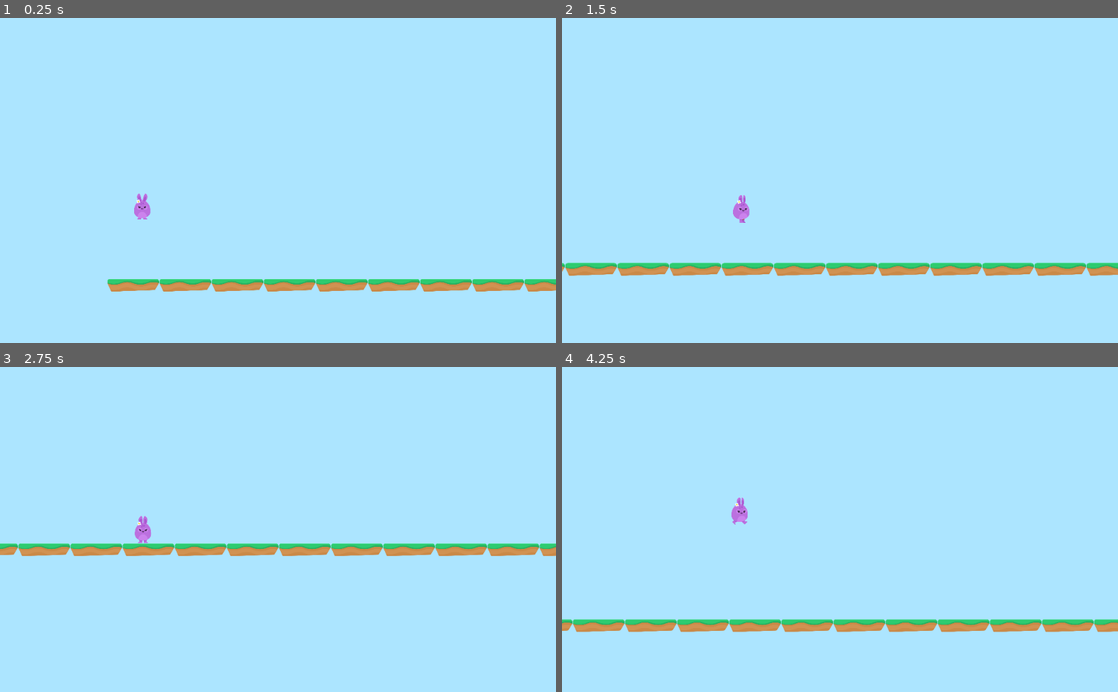
Above: before the commit, frames 1-4 (two rows, left to right).
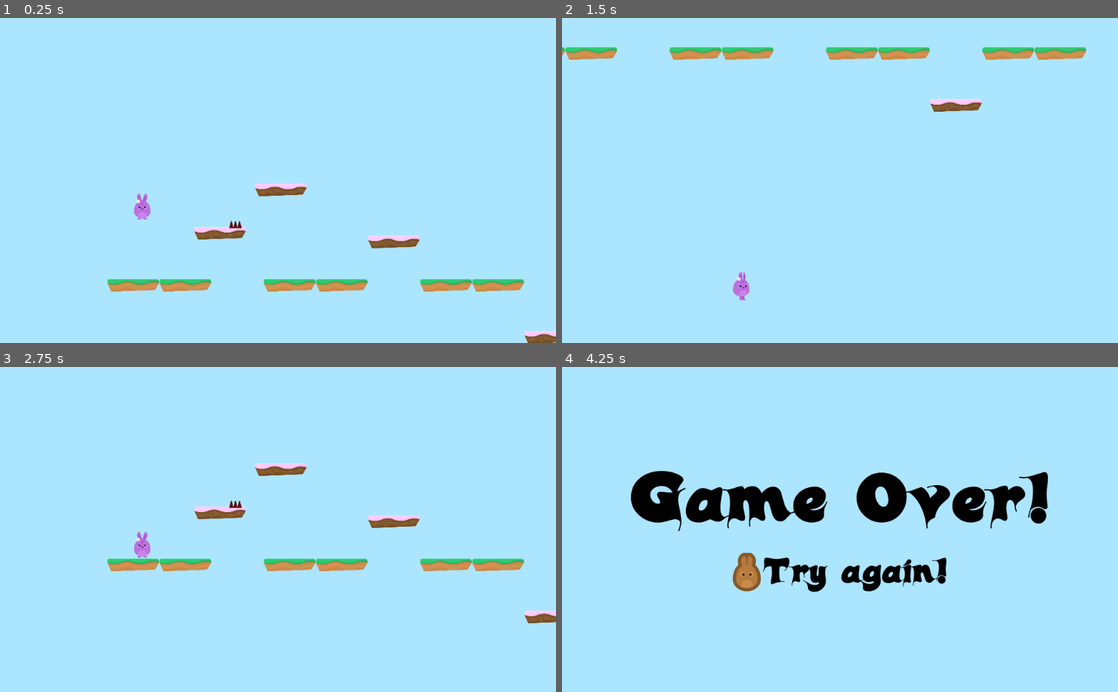
Above: after the commit, the same moments.

Repository: jruizluque/Godot2D_HoppyDays_3.1
Game: Godot game, scene res://Levels/Level1.tscn
The game is run twice, just before and just after one commit, with the same random seed, the same clock (stepped at 60 frames per second) and the same inputs.
Inputs (mouse positions are in pixels of both pictures, inside the frame that each line leads up to):
- Up to frame 1 (0.25 s): no input
- Up to frame 2 (1.5 s): hold D (right) from 0.53 s (still down); tap W (jump) at 0.77 s
- Up to frame 3 (2.75 s): tap W (jump) at 1.52 s; release D (right) at 2 s; click (183, 575) at 2.02 s
- Up to frame 4 (4.25 s): hold A (left) 2.78-3.53 s; hold D (right) from 3.53 s (still down); tap W (jump) at 3.77 s

The runs differ from the first frame. In frame 1, 2.1% of the frame differs, in the area x 34-100%, y 51-100%; in frame 2, 6.7%; in frame 3, 7.0%; in frame 4, 12%, in the area x 0-100%, y 31-82%.

Commit message:
Area2D - Making Spike Hazards

Diff:
--- /dev/null
+++ b/Hazards/Hazards.gd
@@ -0,0 +1,4 @@
+extends Area2D
+
+func _on_SpikesTop_body_entered(body):
+	body.hurt()
--- /dev/null
+++ b/Hazards/SpikesTop.tscn
@@ -0,0 +1,20 @@
+[gd_scene load_steps=3 format=2]
+
+[ext_resource path="res://Hazards/Hazards.gd" type="Script" id=1]
+[ext_resource path="res://GFX/Environment/spikes_top.png" type="Texture" id=2]
+
+[node name="SpikesTop" type="Area2D"]
+modulate = Color( 0.392157, 0.0823529, 0.0823529, 1 )
+collision_layer = 4
+script = ExtResource( 1 )
+__meta__ = {
+"_edit_group_": true
+}
+
+[node name="Sprite" type="Sprite" parent="."]
+texture = ExtResource( 2 )
+
+[node name="CollisionPolygon2D" type="CollisionPolygon2D" parent="."]
+visible = false
+polygon = PoolVector2Array( -33.1996, -27.2019, 33.0816, -27.4939, 46.221, 26.2318, -46.923, 26.5238 )
+[connection signal="body_entered" from="." to="." method="_on_SpikesTop_body_entered"]
--- a/Levels/Level1.tscn
+++ b/Levels/Level1.tscn
@@ -1,7 +1,8 @@
-[gd_scene load_steps=3 format=2]
+[gd_scene load_steps=4 format=2]
 
 [ext_resource path="res://Player/Player.tscn" type="PackedScene" id=1]
 [ext_resource path="res://Levels/TileSet.tres" type="TileSet" id=2]
+[ext_resource path="res://Hazards/SpikesTop.tscn" type="PackedScene" id=3]
 
 [node name="Level1" type="Node2D"]
 
@@ -12,4 +13,9 @@
 tile_set = ExtResource( 2 )
 collision_layer = 2
 format = 1
-tile_data = PoolIntArray( 1441794, 2, 0, 1441800, 2, 0, 1441806, 2, 0, 1441812, 2, 0, 1441818, 2, 0, 1441824, 2, 0, 1441830, 2, 0, 1441836, 2, 0, 1441842, 2, 0, 1441848, 2, 0, 1441854, 2, 0, 1441860, 2, 0, 1441866, 2, 0, 1441872, 2, 0, 1441878, 2, 0, 1441884, 2, 0, 1441890, 2, 0 )
+tile_data = PoolIntArray( 524363, 0, 0, 720915, 0, 0, 786501, 0, 0, 786502, 0, 0, 1048588, 0, 0, 1114144, 0, 0, 1114177, 0, 0, 1114198, 0, 0, 1441794, 2, 0, 1441800, 2, 0, 1441812, 2, 0, 1441818, 2, 0, 1441830, 2, 0, 1441836, 2, 0, 1441848, 2, 0, 1441854, 2, 0, 1441872, 2, 0, 1441884, 2, 0, 1441890, 2, 0, 1835058, 0, 0 )
+
+[node name="Hazards" type="Node" parent="."]
+
+[node name="SpikesTop" parent="Hazards" instance=ExtResource( 3 )]
+position = Vector2( 1071.33, 1008.54 )
--- a/Player/Player.gd
+++ b/Player/Player.gd
@@ -7,6 +7,8 @@
 const UP = Vector2(0,-1)
 const JUMP_SPEED = 3500
 const WORLD_LIMIT = 4000
+
+var lives = 3
 
 signal animate
 
@@ -45,3 +47,11 @@
 
 func end_game():
 	get_tree().change_scene("res://Levels/GameOver.tscn")
+
+func hurt():
+	position.y -= 1
+	yield(get_tree(), "idle_frame")
+	motion.y -= JUMP_SPEED
+	lives -= 1
+	if lives < 0:
+		end_game()
--- a/Player/Player.tscn
+++ b/Player/Player.tscn
@@ -13,7 +13,7 @@
 
 [node name="Player" type="KinematicBody2D"]
 position = Vector2( 513.361, 268.987 )
-collision_mask = 2
+collision_mask = 6
 script = ExtResource( 1 )
 __meta__ = {
 "_edit_group_": true
@@ -26,6 +26,7 @@
 [node name="PlayerAnimation" parent="." instance=ExtResource( 2 )]
 
 [node name="Camera2D" type="Camera2D" parent="."]
+editor/display_folded = true
 position = Vector2( 1000, 0 )
 current = true
 zoom = Vector2( 4, 4 )
--- a/project.godot
+++ b/project.godot
@@ -42,6 +42,7 @@
 
 2d_physics/layer_1="Player"
 2d_physics/layer_2="Terrain"
+2d_physics/layer_3="Hazards"
 
 [rendering]
 
